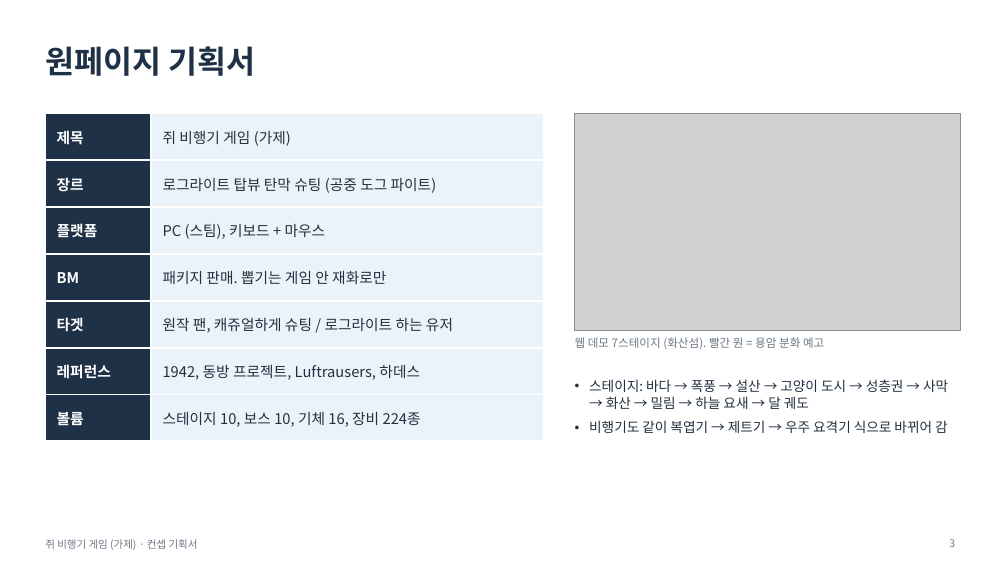
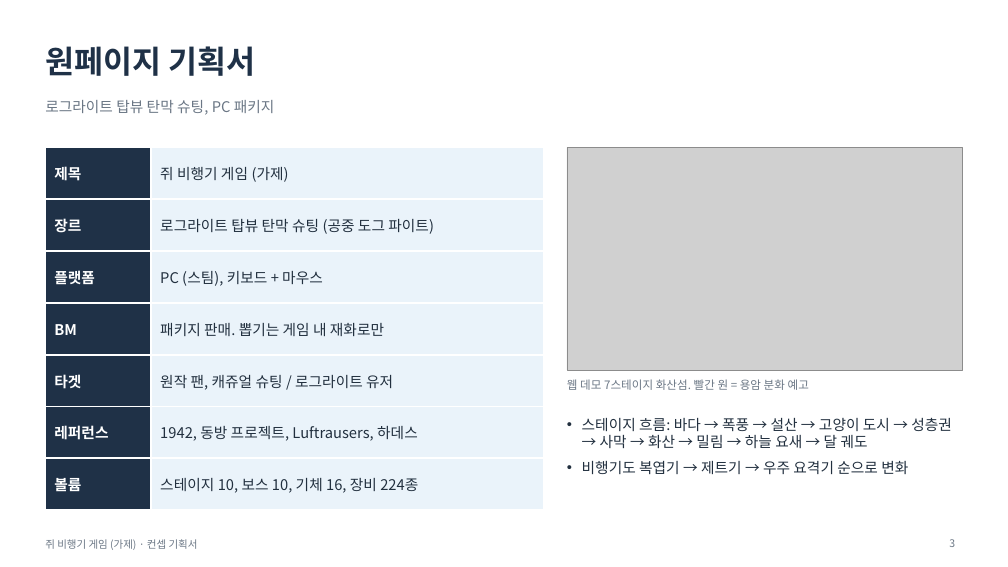
Before and after one commit to inory16351/RatPlain, a slide deck: slide 3 of 컨셉기획서.pptx. Drawn at 1008x567 pixels with LibreOffice and Linux fonts; fonts in the diff are those of the drawing; grey boxes stand for pictures. Boxes give left, top, right and bottom in pixels: in the first picture for what was removed or moved away, otherwise in the second. Text is boxed around its words. In the diff, an @@ line names an element or a change of style, - is before the commit and + after.

```diff
--- a/컨셉기획서.pptx
+++ b/컨셉기획서.pptx
@@ text added at (45,100,275,115), 14 pt, text #6B7785 @@
+로그라이트 탑뷰 탄막 슈팅, PC 패키지
@@ table at (45,147,544,499) @@
-row 4, column 2: 패키지 판매. 뽑기는 게임 안 재화로만
+row 4, column 2: 패키지 판매. 뽑기는 게임 내 재화로만
-row 5, column 2: 원작 팬, 캐쥬얼하게 슈팅 / 로그라이트 하는 유저
+row 5, column 2: 원작 팬, 캐쥬얼 슈팅 / 로그라이트 유저
@@ table: place and size @@
-table at (45,113,544,432)
+table at (45,147,544,499)
@@ picture: place and size @@
-picture at (575,113,960,330)
+picture at (567,147,963,370)
@@ text at (567,379,809,390): text changed @@
-웹 데모 7스테이지 (화산섬). 빨간 원 = 용암 분화 예고
+웹 데모 7스테이지 화산섬. 빨간 원 = 용암 분화 예고
@@ text at (582,417,952,474): text changed; size 13 to 14 pt @@
-• 스테이지: 바다 → 폭풍 → 설산 → 고양이 도시 → 성층권 → 사막 → 화산 → 밀림 → 하늘 요새 → 달 궤도
-• 비행기도 같이 복엽기 → 제트기 → 우주 요격기 식으로 바뀌어 감
+• 스테이지 흐름: 바다 → 폭풍 → 설산 → 고양이 도시 → 성층권 → 사막 → 화산 → 밀림 → 하늘 요새 → 달 궤도
+• 비행기도 복엽기 → 제트기 → 우주 요격기 순으로 변화
```
Also in this commit, not shown: 18 other slides changed, 1 other file.
